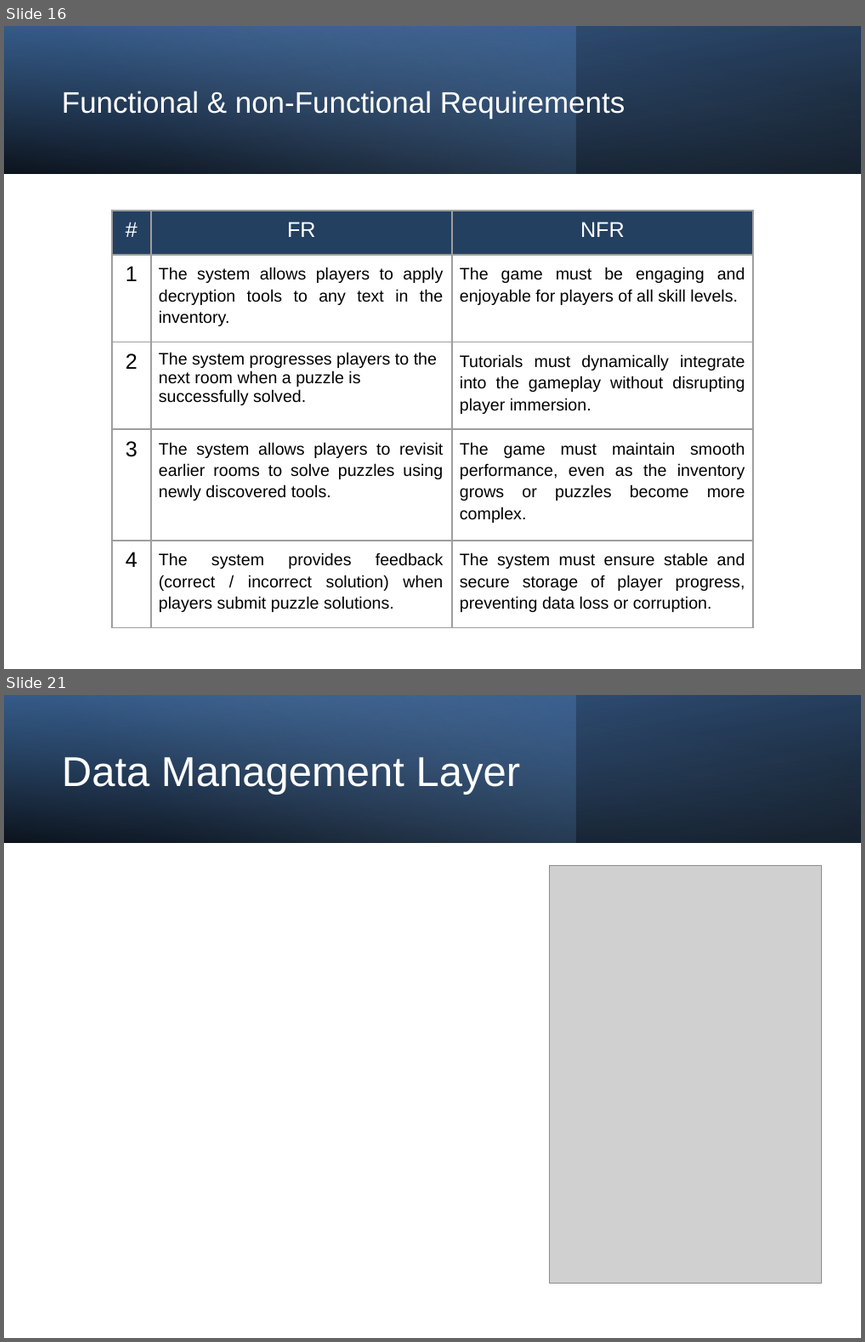
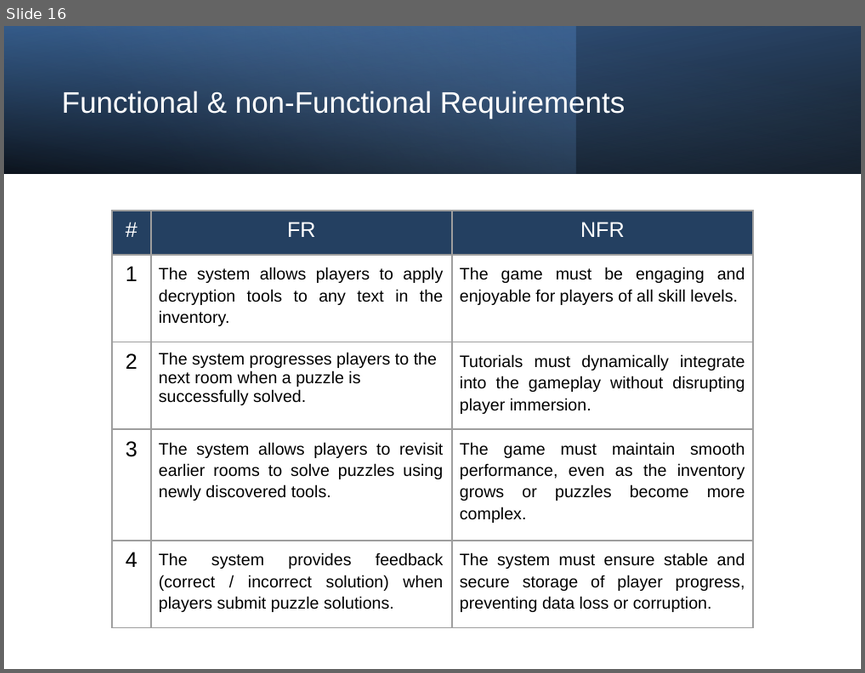
Before and after one commit to Firas-amaria/FinalProject-CryptoGame, a slide deck: Capstone Project Phase A-25-1-D-8.pptx. Shown one above the other, each under a label of ours: slides 16 and 21 before the commit, slide 16 after it; the slides between them are not shown. The pictures are 865x1342 and 865x673 pixels, drawn with LibreOffice and Linux fonts; fonts in the diff are those of the drawing; grey boxes stand for pictures. Boxes give left, top, right and bottom in pixels: in the first picture for what was removed or moved away, otherwise in the second. Text is boxed around its words. In the diff, an @@ line names an element or a change of style, - is before the commit and + after.

```diff
--- a/Capstone Project Phase A-25-1-D-8.pptx
+++ b/Capstone Project Phase A-25-1-D-8.pptx
@@ slide 21 removed at [4,695,861,1338], background #FFFFFF @@
@@ rectangle removed at [4,695,861,842] @@
@@ rectangle removed at [4,695,575,842] @@
@@ rectangle removed at [4,695,861,842] @@
@@ title removed at [62,757,521,794] @@
-Data Management Layer
@@ picture removed at [550,866,822,1282] @@
```
Also in this commit, not shown: 8 slides changed, 3 other slides removed.
